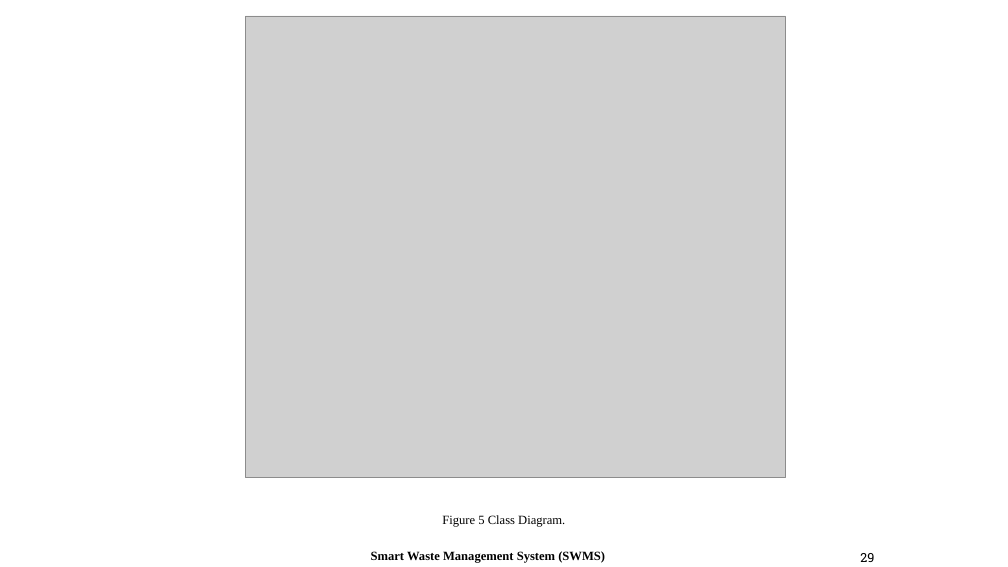
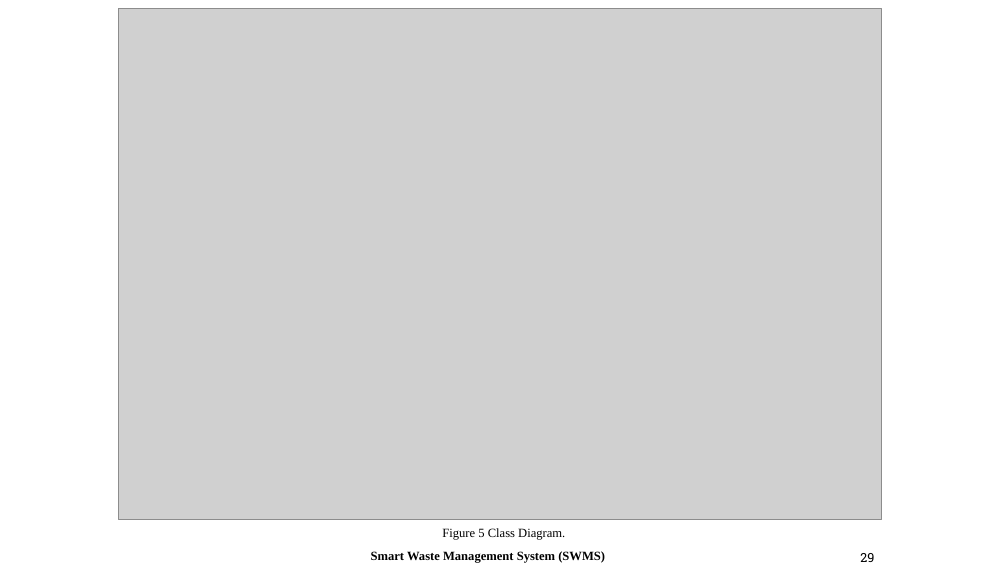
Before and after one commit to murad-02/smart_waste_management_system, a slide deck: slide 29 of Documents/Mock Presentaion.pptx. Drawn at 1008x567 pixels with LibreOffice and Linux fonts; fonts in the diff are those of the drawing; grey boxes stand for pictures. Boxes give left, top, right and bottom in pixels: in the first picture for what was removed or moved away, otherwise in the second. Text is boxed around its words. In the diff, an @@ line names an element or a change of style, - is before the commit and + after.

```diff
--- a/Documents/Mock Presentaion.pptx
+++ b/Documents/Mock Presentaion.pptx
@@ picture: place and size @@
-picture at [246, 16, 786, 478]
+picture at [118, 8, 882, 520]
@@ text "Figure 5 Class Diagram.": place and size @@
-text "Figure 5 Class Diagram." at [442, 515, 565, 527]
+text "Figure 5 Class Diagram." at [442, 528, 565, 540]
```
Also in this commit, not shown: 1 other slide changed, 3 other files.
